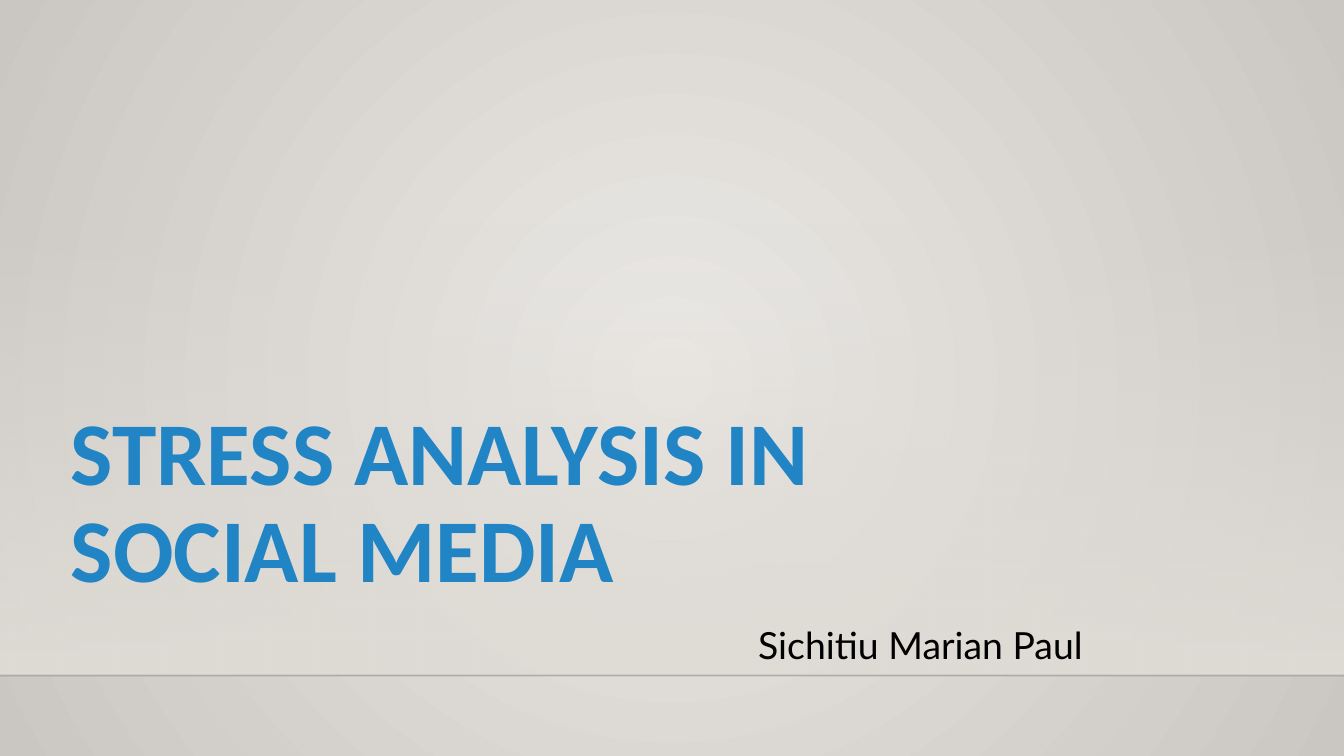
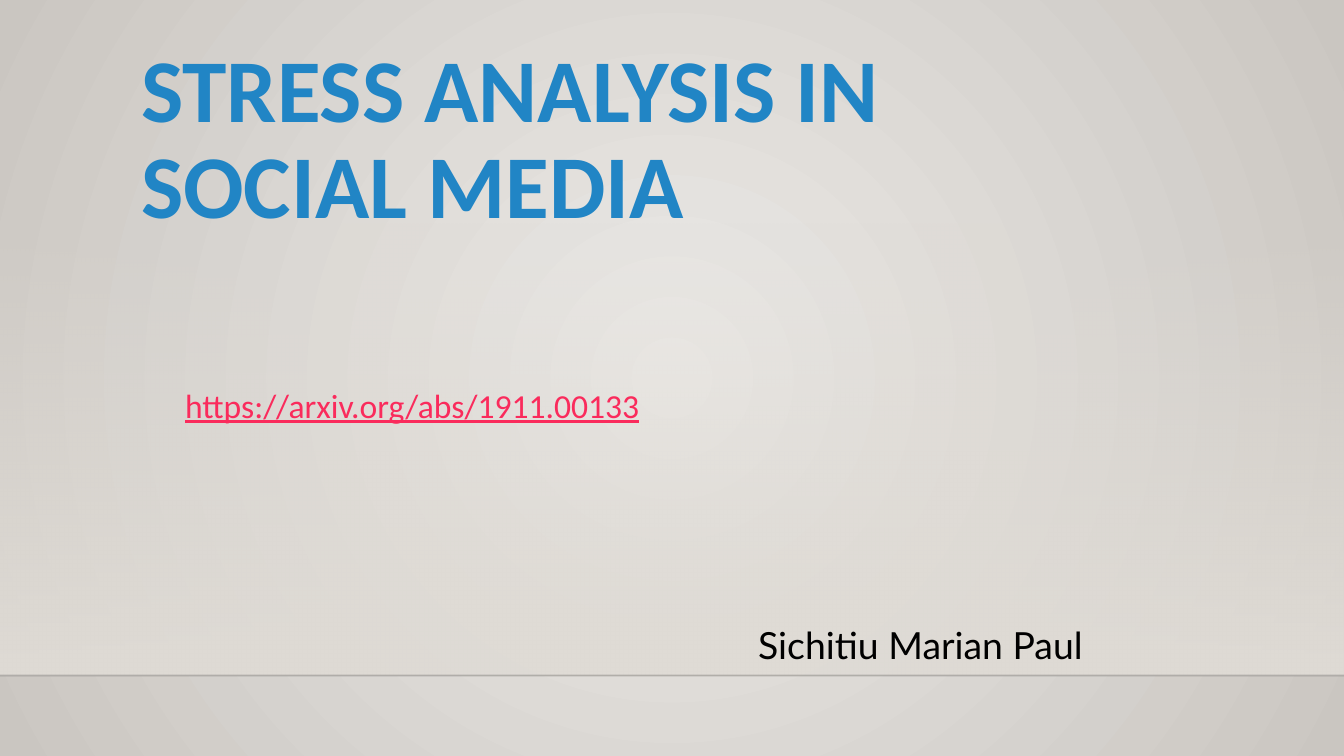
Before and after one commit to BKmarian/Reddit-Stress-Analisys, a slide deck: slide 1 of bionlp.pptx. Drawn at 1344x756 pixels with LibreOffice and Linux fonts; fonts in the diff are those of the drawing; background and template pictures are left out. Boxes give left, top, right and bottom in pixels: in the first picture for what was removed or moved away, otherwise in the second. Text is boxed around its words. In the diff, an @@ line names an element or a change of style, - is before the commit and + after.

Commit message:
Update

```diff
--- a/bionlp.pptx
+++ b/bionlp.pptx
@@ title "STRESS ANALYSIS IN SOCIAL MEDIA": place and size @@
-title "STRESS ANALYSIS IN SOCIAL MEDIA" at box(71, 426, 809, 583)
+title "STRESS ANALYSIS IN SOCIAL MEDIA" at box(141, 63, 879, 219)
@@ text added at box(185, 394, 639, 424), 18 pt, text #FA2B5C, underline @@
+https://arxiv.org/abs/1911.00133
```
